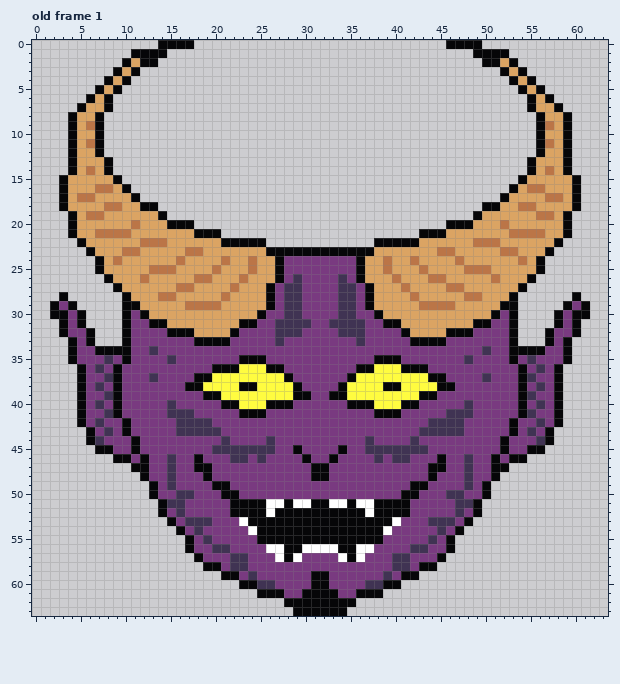
One commit to this pixel-art file: assets/images/demon5.aseprite. That is the earlier state.
64x64 pixels, 1 frame. Shown: old frame 1. The commit also changed other frames, which this record leaves out.
After the commit:
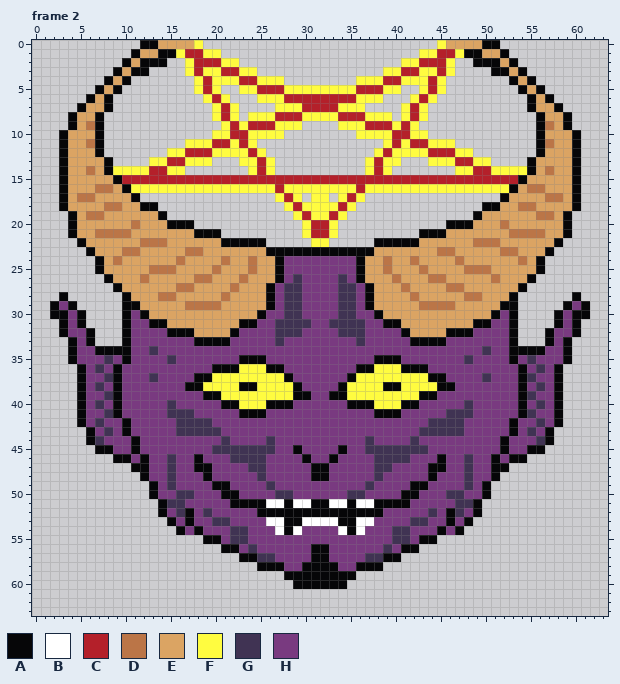
Palette (. is transparent): A #060608  B #ffffff  C #b4202a  D #bb7547  E #dba463  F #fffc40  G #403353  H #793a80
A new or re-ordered frame is compared with the old frame closest to it.
Message: Finished LUCIFER drawing
From old to new:
frames 1 -> 2
Frame 2 is new; against old frame 1:
y 0: x 12..18 ..AAAA. -> AAEEEEF; x 45..51 .AAAA.. -> FEEEEAA
y 1: x 12..13 AA -> EE; x 15..20 ...... -> AFCCFF; x 43..48 ...... -> FFCCFA; x 50..51 AA -> EE
y 2: x 14 . -> A; x 17..22 ...... -> FCCCFF; x 41..46 ...... -> FFCCCF; x 49 . -> A
y 3: x 12 . -> A; x 17..24 ........ -> FCFFCCFF; x 39..46 ........ -> FFCCFFCF; x 51 . -> A
y 4: x 18..27 .......... -> FCFFFCCFFF; x 36..45 .......... -> FFFCCFFFCF
y 5: x 18..20 ... -> FCF; x 23..40 .................. -> FFCCCFFFFFFFFCCCFF; x 43..45 ... -> FCF
y 6: x 19..21 ... -> FCF; x 25..38 .............. -> FFFCCCCCCCCFFF; x 42..44 ... -> FCF
y 7: x 20..22 ... -> FCF; x 27..36 .......... -> FFFCCCCFFF; x 41..43 ... -> FCF
y 8: x 20..22 ... -> FCF; x 24..39 ................ -> FFFCCCFFFFCCCFFF; x 41..43 ... -> FCF
y 9: x 21..29 ......... -> FCFCCCFFF; x 34..42 ......... -> FFFCCCFCF
y 10: x 3..4 .A -> AE; x 20..27 ........ -> FFCCFFFF; x 36..43 ........ -> FFFFCCFF; x 59..60 A. -> EA
y 11: x 3..4 .A -> AE; x 17..24 ........ -> FFFCCFCF; x 39..46 ........ -> FCFCCFFF; x 59..60 A. -> EA
y 12: x 3..4 .A -> AE; x 15..25 ........... -> FFCCCFFFFCF; x 38..48 ........... -> FCFFFFCCCFF; x 59..60 A. -> EA
y 13: x 3..4 .A -> AE; x 13..19 ....... -> FFCCFFF; x 23..26 .... -> FFCF; x 37..40 .... -> FCFF; x 44..50 ....... -> FFFCCFF; x 59..60 A. -> EA
y 14: x 3..4 .A -> AE; x 9..16 ........ -> FFFFCCFF; x 24..26 ... -> FCF; x 37..39 ... -> FCF; x 47..54 ........ -> FFCCFFFF; x 59..60 A. -> EA
y 15: x 10..53 ............................................ -> CCCCCCCCCCCCCCCCCCCCCCCCCCCCCCCCCCCCCCCCCCCC
y 16: x 11..52 .......................................... -> FFFFFFFFFFFFFFFFCFFFFFFFFCFFFFFFFFFFFFFFFF
y 17: x 27..29 ... -> FCF; x 31..32 .. -> FF; x 34..36 ... -> FCF
y 18: x 28..35 ........ -> FCFFFFCF
y 19: x 29..34 ...... -> FCFFCF
y 20..21: x 30..33 .... -> FCCF
y 22: x 31..32 .. -> FF
y 46: x 24 H -> G; x 39 H -> G
y 47: x 24..25 HH -> GG; x 38..39 HH -> GG
y 48: x 25 H -> G; x 38 H -> G
y 49: x 26 H -> G; x 37 H -> G
y 50: x 27..28 HH -> GG; x 35..36 HH -> GG
y 52: x 17 H -> A; x 19 H -> G; x 22..24 AAA -> HHH; x 26 B -> A; x 37 B -> A; x 39..41 AAA -> HHH; x 44 H -> G; x 46 H -> A
y 53: x 17..21 GGGHH -> AHHGG; x 23..27 BAAAA -> HHHBB; x 30..33 AAAA -> BBBB; x 36..40 AAAAB -> BBHHH; x 42..46 HHGGG -> GGHHA
y 54: x 18 G -> A; x 22..27 HHBAAA -> GGHHHB; x 29..34 AAAAAA -> BHHHHB; x 36..41 AAABHH -> BHHHGG; x 45 G -> A
y 55: x 17..20 AHGH -> ..AA; x 22..23 HH -> GG; x 25..38 AAAAAAAAAAAAAA -> HHHHHHHHHHHHHH; x 40..41 HH -> GG; x 43..46 HGHA -> AA..
y 56: x 17..22 AHHGGH -> ....AA; x 24 H -> G; x 26..37 BBAABBBBAABB -> HHHHHAAHHHHH; x 39 H -> G; x 41..46 HGGHHA -> AA....
y 57: x 18..29 AHHHGGHHHBAB -> .....AAGGHHH; x 31..32 HH -> AA; x 34..45 BABHHHGGHHHA -> HHHGGAA.....
y 58: x 19..27 AAHGGHHHH -> ......AAA; x 30..33 HHHH -> AAAA; x 36..44 HHHHGGHAA -> AAA......
y 59: x 21..30 AAHGHHHHHH -> .......AAA; x 33..42 HHHHHHGHAA -> AAA.......
y 60: x 23..30 AAGGHHHH -> ......AA; x 33..40 HHHHGGAA -> AA......
y 61: x 25..38 AAAHHAAAAHHAAA -> ..............
y 62: x 28..35 AAAAAAAA -> ........
y 63: x 29..34 AAAAAA -> ......
